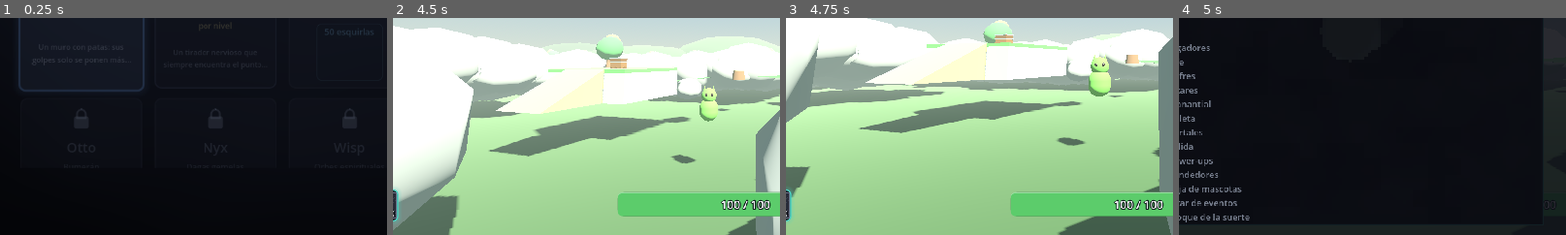
Above: before the commit, frames 1-4 (left to right).
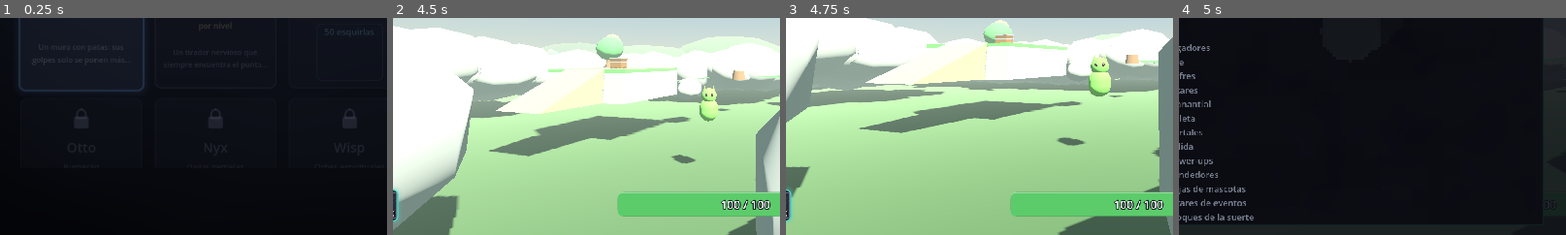
Above: after the commit, the same moments.

Repository: MotelPaso/chipeteao-main
Game: Godot game, scene res://scenes/ui/CharacterSelect.tscn
The game is run twice, just before and just after one commit, with the same random seed, the same clock (stepped at 60 frames per second) and the same inputs.
Inputs (mouse positions are % of the whole screen's width and height, from its top left):
- Up to frame 1 (0.25 s): no input
- Up to frame 2 (4.5 s): click "Iniciar incursión — Rook" at 0.5 s; tap Enter at 1.25 s; move the mouse to (55, 50) at 1.27 s; hold W (move_forward) from 1.28 s (still down); tap C (camera_mode) at 1.35 s; click (55, 50) at 1.42 s; tap Space (jump) at 1.52, 2.27, 3.77 s; move the mouse to (45, 50) at 2.02 s; tap Mouse wheel up (camera_zoom_in) at 2.1 s; move the mouse to (52, 48) at 2.77 s; tap Mouse wheel down (camera_zoom_out) at 2.85 s; move the mouse to (49, 52) at 3.52 s; tap E (interact) at 3.6 s; click (49, 52) at 3.67 s; move the mouse to (57, 51) at 4.27 s; tap Shift (sprint) at 4.35 s
- Up to frame 3 (4.75 s): keep holding W (move_forward); tap Space (jump) at 4.52 s
- Up to frame 4 (5 s): keep holding W (move_forward); tap Tab (map_overlay) at 4.9 s
The pictures show only the part of the screen within x 5-54%, y 50-100%; the shares and areas given below are measured in that part.

Frames 1-3 are identical in both runs. In frame 4, 0.7% of the frame differs, in the area x 2-20%, y 77-94%.

Commit message:
Iteration 59: audit batch 2 — the drift, the last leaks and the closed ledger
What the second batch fixes is mostly what the first could not reach
without a soak to confirm it:

- The full moon handed its two boons to the STANDING party only, so a
  raider that happened to be down when it rose came back to a deficit
  nothing would ever repay. Both groups now, and TAGGED: add_timed_boon
  appends, and only clear_timed_boons drops by tag.
- The tsunami sized its wave off the RUN clock while iteration 50 moved
  the boss timetable and the hordes onto the stage clock — and the
  architecture doc documents the wave the same way.
- set_pet found the outgoing companion BY NAME; queue_free leaves the node
  a child until the end of the frame, so a second set_pet in one frame
  made add_child rename the incoming Pet and no later call could find it.
- The supply chest built its sink tween on the DIRECTOR, which outlives
  the arena the chest is freed with.
- _spawn_start_pet_boxes drew a random number even at a chance of zero,
  which shifts every shuffled POI after it on a shared stream.
- The run-end screen threw away leave_run's answer that screen_fade asks
  callers to check.

The sweep's beacons= field turned out to be decorative: on_stage_ended
dropped the LIST and left the nodes to die with the arena one step later,
so the counter could never be anything but zero. It now frees the nodes,
which makes the gate real — and the first run with it caught two beacons
still standing.

The rest is drift, and there was a lot of it: a stage-swap step that
claimed to stop the director (it stops itself, one step later), a
six-field Stage sweep: the code prints with ten, a HUD hook that has not
existed since the tiers went, the spring documented with a boon channel
iteration 53 deleted, README counts of 13 raiders and 14 weapons for 16
and 15, a GLOSARIO character table three raiders short whose item glyphs
still listed four pet eggs that no longer exist, and rule 21 written for
three map panels when there are five.

Verified: tools/verificar.sh exit 0 in 16 min 58 s; the macOS export exits
0 with no ERROR line; five deliberate gate failures shown and reverted;
the stress soaks re-run — (a) now crosses at 912.7 s with 0.25 coverage on
its first stage, (c), (e) and (f) completely clean.

docs/AUDITORIA-RONDA-2.md carries all 80 findings: 68 fixed, 12 deferred
with a reason each, and the one HIGH whose pre-audit proof could not be
produced says so instead of pretending.

Co-Authored-By: Claude Opus 5 <noreply@anthropic.com>

Diff:
--- a/scripts/player/player.gd
+++ b/scripts/player/player.gd
@@ -148,9 +148,15 @@
 	if new_pet_id == pet_id:
 		return
 	var leaving := PetCatalog.by_id(pet_id)
-	var old_pet := get_node_or_null("Pet_" + pet_id) as Pet
-	if old_pet != null:
-		old_pet.queue_free()
+	# By TYPE, not by name: queue_free leaves the node a child until the
+	# end of the frame, so a second set_pet in the same frame made
+	# add_child rename the incoming Pet ("Pet_doki" -> "@Pet_doki@2") and
+	# no later call could ever find it again — two companions following
+	# one raider, both firing, forever.
+	for child: Node in get_children():
+		var old_pet := child as Pet
+		if old_pet != null:
+			old_pet.queue_free()
 	pet_id = new_pet_id
 	if not leaving.is_empty():
 		_announce_pet(PET_LEAVES % String(leaving.display_name),
--- a/scripts/systems/item_catalog.gd
+++ b/scripts/systems/item_catalog.gd
@@ -104,7 +104,7 @@
 	{
 		"id": "electric_belt", "display_name": "Cinturón eléctrico", "rarity": "Rare",
 		"glyph": "CL", "kind": "shock_dash",
-		"description": "Al derrapar, un rayo salta entre 3 enemigos (uno más por copia)",
+		"description": "Al derrapar, un rayo salta entre 4 enemigos (uno más por copia)",
 	},
 	{
 		"id": "saiyan_blood", "display_name": "Sangre sayayin", "rarity": "Epic",
--- a/scripts/ui/map_draw.gd
+++ b/scripts/ui/map_draw.gd
@@ -82,9 +82,9 @@
 	&"exit": "Salida",
 	&"powerup": "Power-ups",
 	&"vendor": "Vendedores",
-	&"pet_box": "Caja de mascotas",
-	&"event_altar": "Altar de eventos",
-	&"lucky_block": "Bloque de la suerte",
+	&"pet_box": "Cajas de mascotas",
+	&"event_altar": "Altares de eventos",
+	&"lucky_block": "Bloques de la suerte",
 }
 
 ## Kinds that deliberately get NO legend row. Each is a VARIANT of a kind
--- a/scripts/ui/run_end_screen.gd
+++ b/scripts/ui/run_end_screen.gd
@@ -195,13 +195,18 @@
 
 
 func _on_retry_pressed() -> void:
-	ScreenFade.leave_run()
+	# The return is checked (screen_fade.gd asks callers to): a press that
+	# lands while a cut is already running is DROPPED, and swallowing that
+	# silently leaves a live button that looks broken.
+	if not ScreenFade.leave_run():
+		return
 
 
 ## Retry's cleanup, but back to the select screen for a new loadout (the
 ## GameConfig selection survives, so the screen reopens on the last pick).
 func _on_change_character_pressed() -> void:
-	ScreenFade.leave_run(CHARACTER_SELECT_SCENE_PATH)
+	if not ScreenFade.leave_run(CHARACTER_SELECT_SCENE_PATH):
+		return
 
 
 func _on_quit_pressed() -> void:
--- a/scripts/world/curse_shrine.gd
+++ b/scripts/world/curse_shrine.gd
@@ -211,7 +211,7 @@
 		"events":
 			RunState.event_chance_bonus += fraction
 		"disasters":
-			# Stored, with no consumer until the disasters of part C — the
+			# Read by WorldDirector._maybe_weather since iteration 55 — the
 			# same forward hook RunState documents.
 			RunState.disaster_chance_bonus += fraction
 		_:
--- a/scripts/world/run_root.gd
+++ b/scripts/world/run_root.gd
@@ -226,6 +226,16 @@
 		print("RunRoot: left %s" % from_id)
 
 
+## Beacons still standing. on_stage_ended now FREES its beacon nodes
+## rather than only dropping the list, so a non-zero answer here is a real
+## leak — before that fix this field could never be anything but zero.
+func _live_beacons() -> int:
+	var director := get_tree().get_first_node_in_group("world_director")
+	if director == null or not director.has_method("beacon_count"):
+		return 0
+	return int(director.call("beacon_count"))
+
+
 ## Every enemy body, freed immediately. free() and not queue_free() so the
 ## sweep two lines later counts what is REALLY gone: a queued free lands at
 ## the end of the frame, after the count.
@@ -287,10 +297,7 @@
 		for node: Node in _stage_leftovers(arena):
 			if node is Chest:
 				chests += 1
-	var beacons := 0
-	var director := get_tree().get_first_node_in_group("world_director")
-	if director != null and director.has_method("beacon_count"):
-		beacons = int(director.call("beacon_count"))
+	var beacons := _live_beacons()
 	print(("Stage sweep: enemies=%d gems=%d orbs=%d chests=%d altars=%d beacons=%d"
 			+ " pickups=%d boxes=%d vendors=%d possessed=%d") % [
 			get_tree().get_node_count_in_group(&"enemies"),
--- a/scripts/world/world_director.gd
+++ b/scripts/world/world_director.gd
@@ -349,8 +349,11 @@
 ## 0-1 pet boxes at stage start (iteration 54). Zero is a real outcome:
 ## a companion should feel like something the map offered, not something
 ## every stage hands out.
+## A chance of zero must draw NO random number: the run stream is shared,
+## so a die rolled here shifts every shuffled POI after it. Its two
+## siblings below already say so; this one drew unconditionally.
 func _spawn_start_pet_boxes() -> void:
-	if randf() >= start_pet_box_chance:
+	if start_pet_box_chance <= 0.0 or randf() >= start_pet_box_chance:
 		return
 	_spawn_pet_box(_claim_clear_point())
 
@@ -390,6 +393,13 @@
 	# price discount in RunState, both of which outlive the arena.
 	_stop_weather(false)
 	_snap_sky_back()
+	# The beacon NODES, not just the list: they are parented to the arena
+	# and would die with it one step later, but the stage sweep runs
+	# BEFORE that and its contract is "every counter is zero here". Only
+	# the list was being dropped, so the sweep's beacons= field could
+	# never be anything but zero and the gate on it was decorative.
+	for entry: TimedBeacon in _beacons:
+		_free_beacon(entry.node)
 	_beacons.clear()
 	_placed_points.clear()
 	_anchor_points.clear()
@@ -1050,7 +1060,10 @@
 	# A missed chest must not credit the chests_opened quest counter.
 	chest.meta_stat_id = ""
 	chest.consume()
-	var tween := create_tween()
+	# The CHEST's tween, not the director's: this node outlives the arena,
+	# and a stage swap inside the 0.4 s would free the chest under a tween
+	# still animating it. Every other sink in the round does it this way.
+	var tween := chest.create_tween()
 	tween.tween_property(chest, "scale", Vector3.ONE * 0.05, 0.4) \
 			.set_trans(Tween.TRANS_BACK).set_ease(Tween.EASE_IN)
 	tween.tween_callback(chest.queue_free)
@@ -1364,16 +1377,28 @@
 	_print_sky_event("eclipse", seconds)
 
 
+## Tag on the full moon's two boons, so a second moon inside the first
+## one's window replaces them instead of stacking (add_timed_boon appends;
+## only clear_timed_boons drops by tag).
+const FULL_MOON_TAG: String = "full_moon"
+
+
 func _weather_start_full_moon() -> void:
 	# The pact sells "the moons last longer", so the good one grows too — a
 	# cost that only stretched the bad half would read as a straight
 	# penalty rather than a bargain.
 	var seconds := float(active_weather.time_left)
-	for node: Node in get_tree().get_nodes_in_group("player"):
-		var stats := PlayerStats.find_in(node)
+	# BOTH groups and TAGGED, like the golden rain below. A sky event is a
+	# permanent-for-its-window gift to the whole party, and a raider that
+	# happened to be down when the moon rose used to come back to a deficit
+	# nothing would ever repay; the tag is what makes a forced re-summon
+	# (the event altar) replace the boons instead of stacking them.
+	for body: Node3D in _all_raiders():
+		var stats := PlayerStats.find_in(body)
 		if stats != null:
-			stats.add_timed_boon("xp_gain", full_moon_xp_bonus, seconds)
-			stats.add_timed_boon("luck", full_moon_luck_bonus, seconds)
+			stats.clear_timed_boons(FULL_MOON_TAG)
+			stats.add_timed_boon("xp_gain", full_moon_xp_bonus, seconds, FULL_MOON_TAG)
+			stats.add_timed_boon("luck", full_moon_luck_bonus, seconds, FULL_MOON_TAG)
 	_tint_sky(Color(0.85, 0.9, 1.0), 1.3, Color(0.6, 0.65, 0.9))
 	_announce("LUNA LLENA — la fortuna y la sabiduría te sonríen")
 	_print_sky_event("full_moon", seconds)
@@ -1535,7 +1560,12 @@
 	var angle := randf() * TAU
 	_weather_state["angle"] = angle
 	_weather_state["origin"] = origin
-	var wanted := tsunami_base + tsunami_per_minute * int(_minutes())
+	# The STAGE clock, not the run clock: iteration 50 moved the boss
+	# timetable and the hordes onto stage_time so every map of a run gets
+	# its own full stretch, and docs/ARQUITECTURA.md documents this wave
+	# the same way. Off the run clock, a tsunami on a fresh third stage
+	# asked for a wave sized by half an hour of play.
+	var wanted := tsunami_base + tsunami_per_minute * int(RunState.stage_time / 60.0)
 	_weather_state["left"] = wanted
 	_announce("¡TSUNAMI DE ENEMIGOS! %s" % _compass_word(angle))
 
Not shown, changed: CHANGELOG.md
Not shown, changed: README.md
Not shown, changed: docs/ARQUITECTURA.md
Not shown, changed: docs/AUDITORIA-RONDA-2.md
Not shown, changed: docs/GLOSARIO.md
Not shown, changed: tools/verificar.sh
